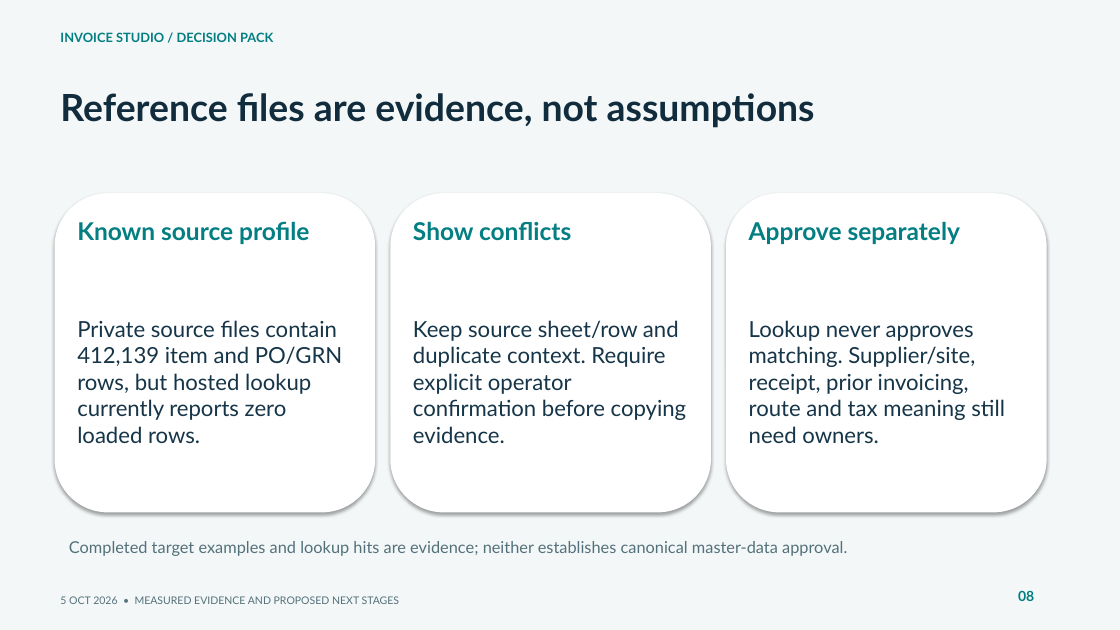
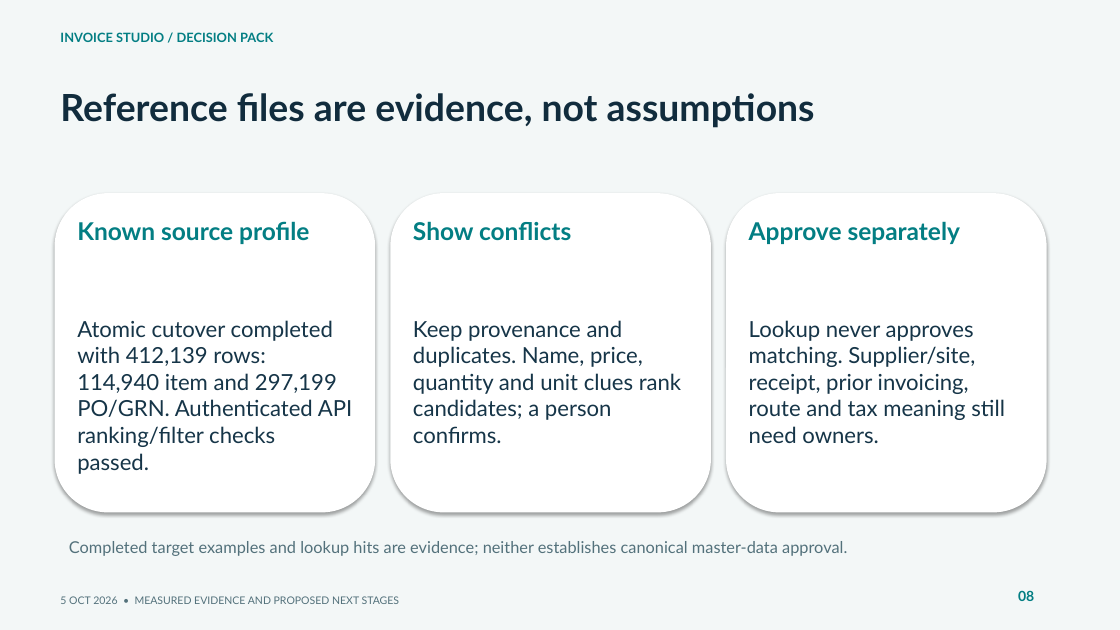
Before and after one commit to muttonkodibiriyani/Inv_studio, a slide deck: slide 8 of docs/delivery/Invoice_Studio_SLT.pptx. Drawn at 1120x630 pixels with LibreOffice and Linux fonts; fonts in the diff are those of the drawing. Boxes give left, top, right and bottom in pixels: in the first picture for what was removed or moved away, otherwise in the second. Text is boxed around its words. In the diff, an @@ line names an element or a change of style, - is before the commit and + after.

Commit message:
Document verified cloud release, reader evidence, and remaining pilot gates

```diff
--- a/docs/delivery/Invoice_Studio_SLT.pptx
+++ b/docs/delivery/Invoice_Studio_SLT.pptx
@@ text at (x1=77, y1=320, x2=352, y2=474): text changed @@
-Private source files contain 412,139 item and PO/GRN rows, but hosted lookup currently reports zero loaded rows.
+Atomic cutover completed with 412,139 rows: 114,940 item and 297,199 PO/GRN. Authenticated API ranking/filter checks passed.
@@ text at (x1=413, y1=320, x2=681, y2=443): text changed @@
-Keep source sheet/row and duplicate context. Require explicit operator confirmation before copying evidence.
+Keep provenance and duplicates. Name, price, quantity and unit clues rank candidates; a person confirms.
```
Also in this commit, not shown: 11 other slides changed, 1 slide added, 14 other files.
